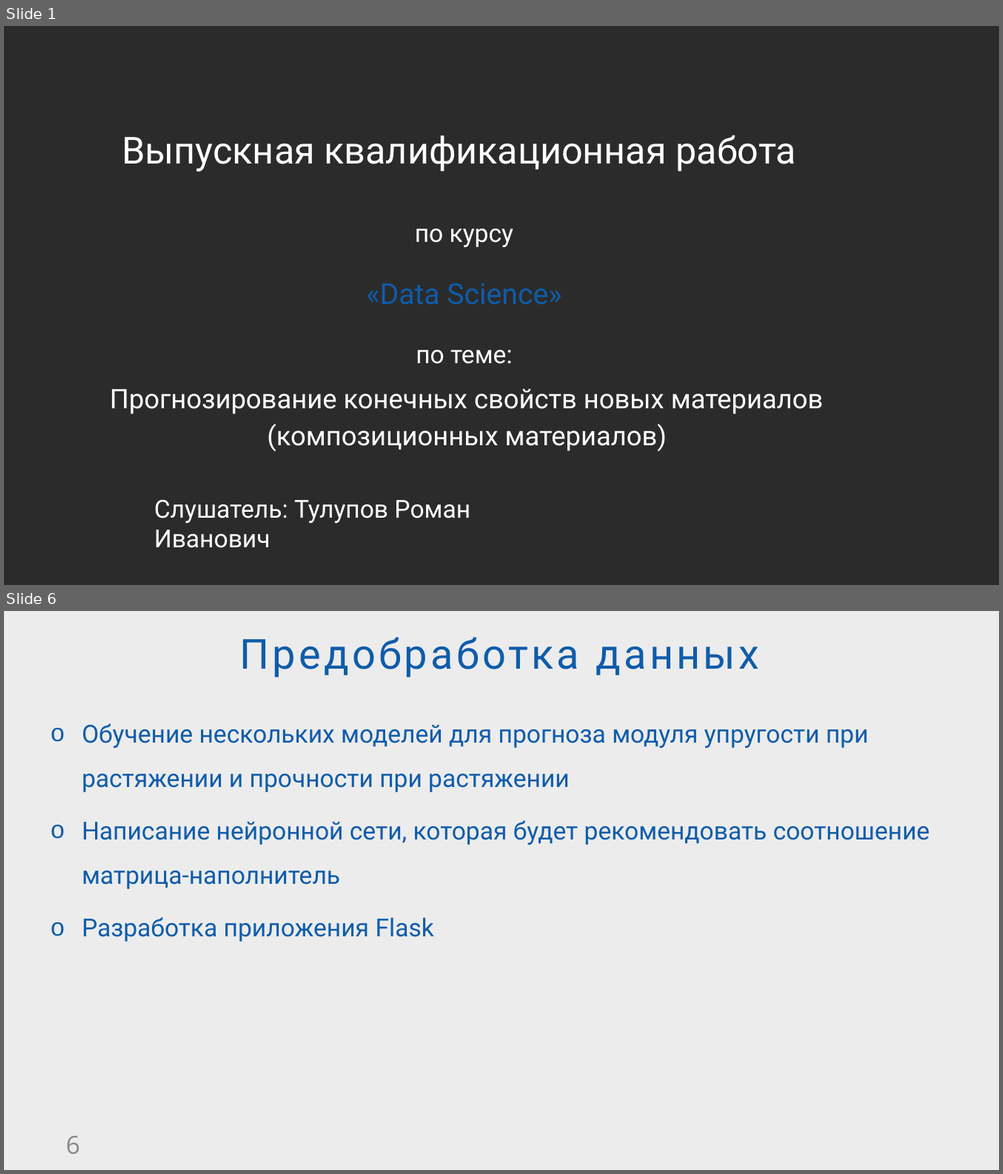
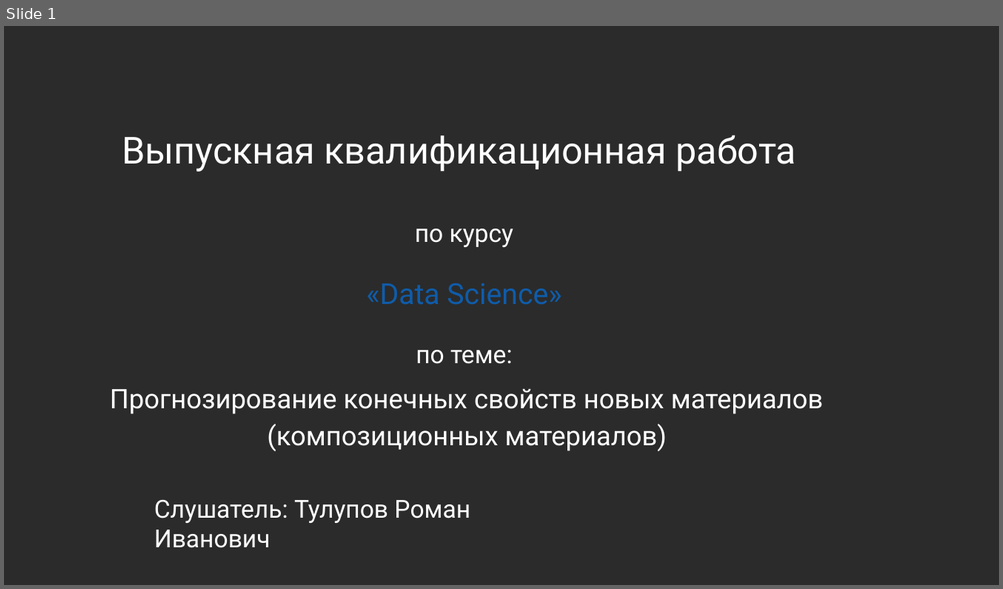
Before and after one commit to ritulupov/BKP, a slide deck: Презентация Тулупов Р И.pptx. Shown one above the other, each under a label of ours: slides 1 and 6 before the commit, slide 1 after it; the slides between them are not shown. The pictures are 1003x1174 and 1003x589 pixels, drawn with LibreOffice and Linux fonts; fonts in the diff are those of the drawing; background and template pictures are left out; a plain dark background stands for a picture behind light text. Boxes give left, top, right and bottom in pixels: in the first picture for what was removed or moved away, otherwise in the second. Text is boxed around its words. In the diff, an @@ line names an element or a change of style, - is before the commit and + after.

```diff
--- a/Презентация Тулупов Р И.pptx
+++ b/Презентация Тулупов Р И.pptx
@@ slide 6 removed at (4, 611, 999, 1170), background #ECECEC @@
@@ title removed at (240, 637, 760, 678) @@
-Предобработка данных
@@ text removed at (82, 723, 930, 942) @@
-o Обучение нескольких моделей для прогноза модуля упругости при растяжении и прочности при растяжении
-o Написание нейронной сети, которая будет рекомендовать соотношение матрица-наполнитель
-o Разработка приложения Flask
@@ page number removed at (66, 1136, 80, 1154) @@
-6
```
Also in this commit, not shown: 7 slides changed, 1 slide added, 4 other files.
